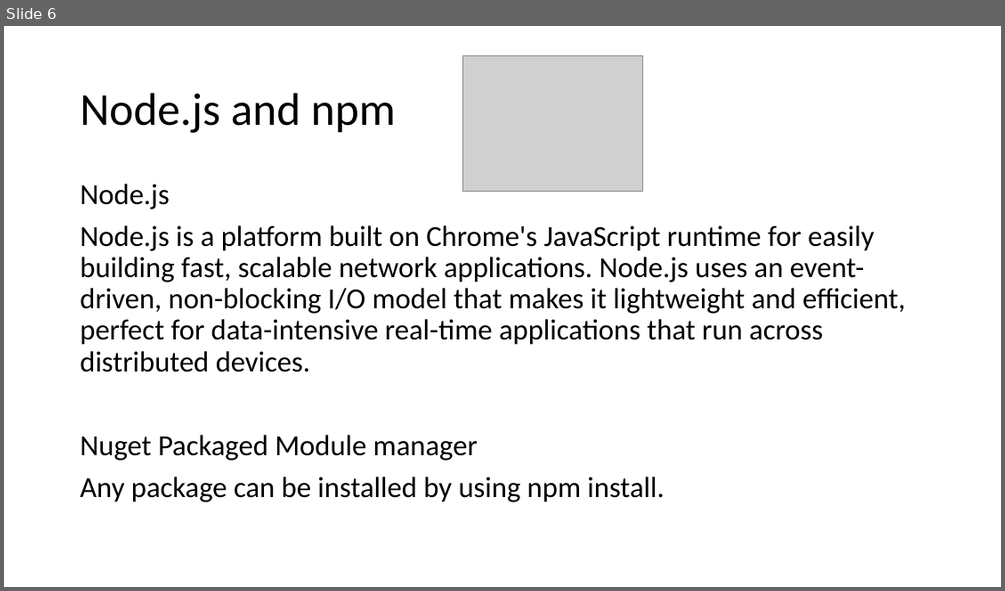
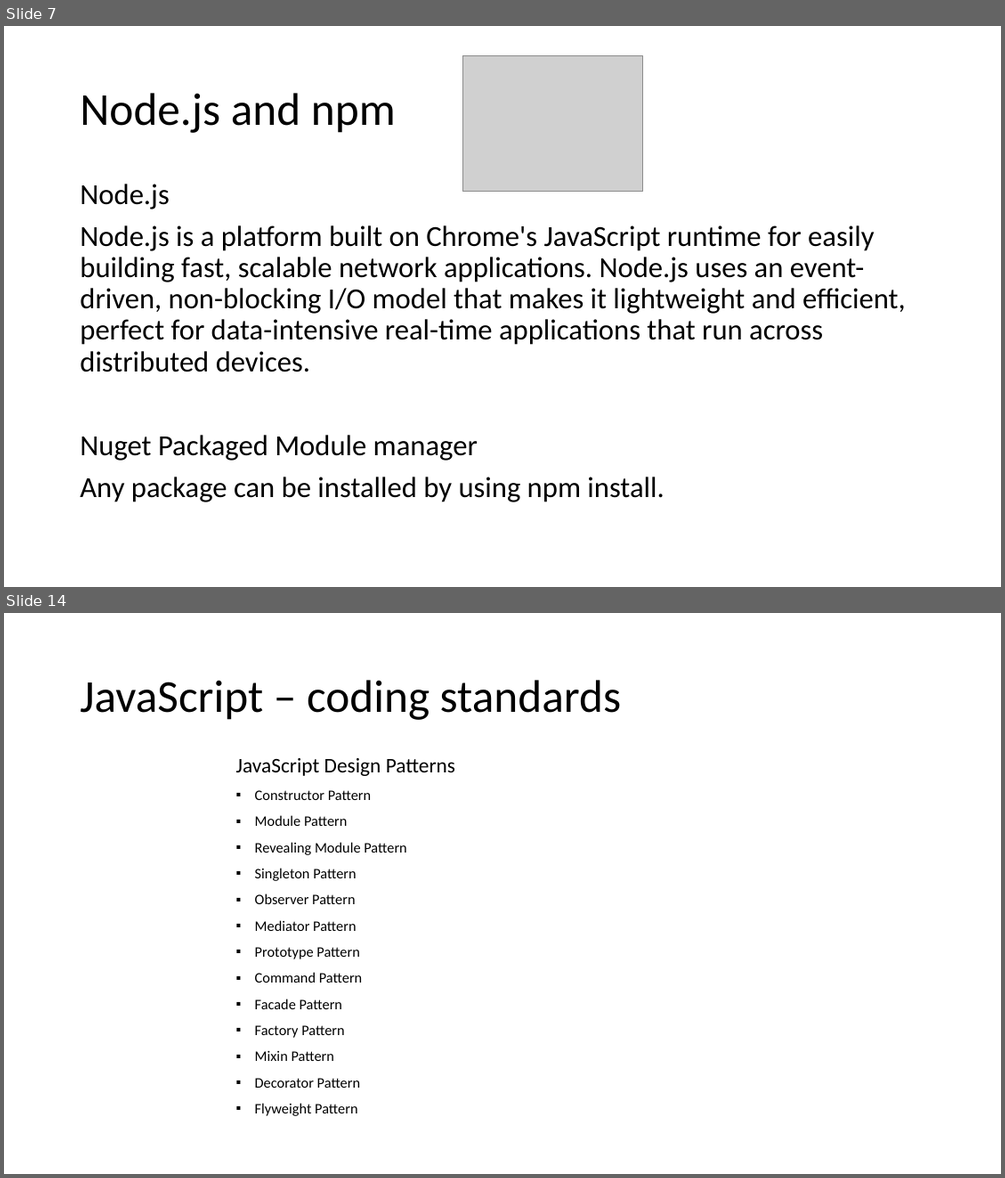
Before and after one commit to artuste/angularjs-json, a slide deck: doc/Presentation_Front_End.pptx. Shown one above the other, each under a label of ours: slide 6 before the commit, slides 7 and 14 after it; the slides between them are not shown. The pictures are 1005x591 and 1005x1178 pixels, drawn with LibreOffice and Linux fonts; fonts in the diff are those of the drawing; grey boxes stand for pictures; background and template pictures are left out. Boxes give left, top, right and bottom in pixels: in the first picture for what was removed or moved away, otherwise in the second. Text is boxed around its words. In the diff, an @@ line names an element or a change of style, - is before the commit and + after.

```diff
--- a/doc/Presentation_Front_End.pptx
+++ b/doc/Presentation_Front_End.pptx
@@ slide 14 added at (4,613,1001,1174), background #FFFFFF @@
@@ title added at (80,680,621,720), 44 pt, text #000000 @@
+JavaScript – coding standards
@@ text added at (236,758,455,1116), 14 pt, text #000000 @@
+JavaScript Design Patterns
+▪ Constructor Pattern
+▪ Module Pattern
+▪ Revealing Module Pattern
+▪ Singleton Pattern
+▪ Observer Pattern
+▪ Mediator Pattern
+▪ Prototype Pattern
+▪ Command Pattern
+▪ Facade Pattern
+▪ Factory Pattern
+▪ Mixin Pattern
+▪ Decorator Pattern
+▪ Flyweight Pattern
@@ what was slide 6 is now slide 7 @@
```
Also in this commit, not shown: 8 slides changed, 5 other slides added.
